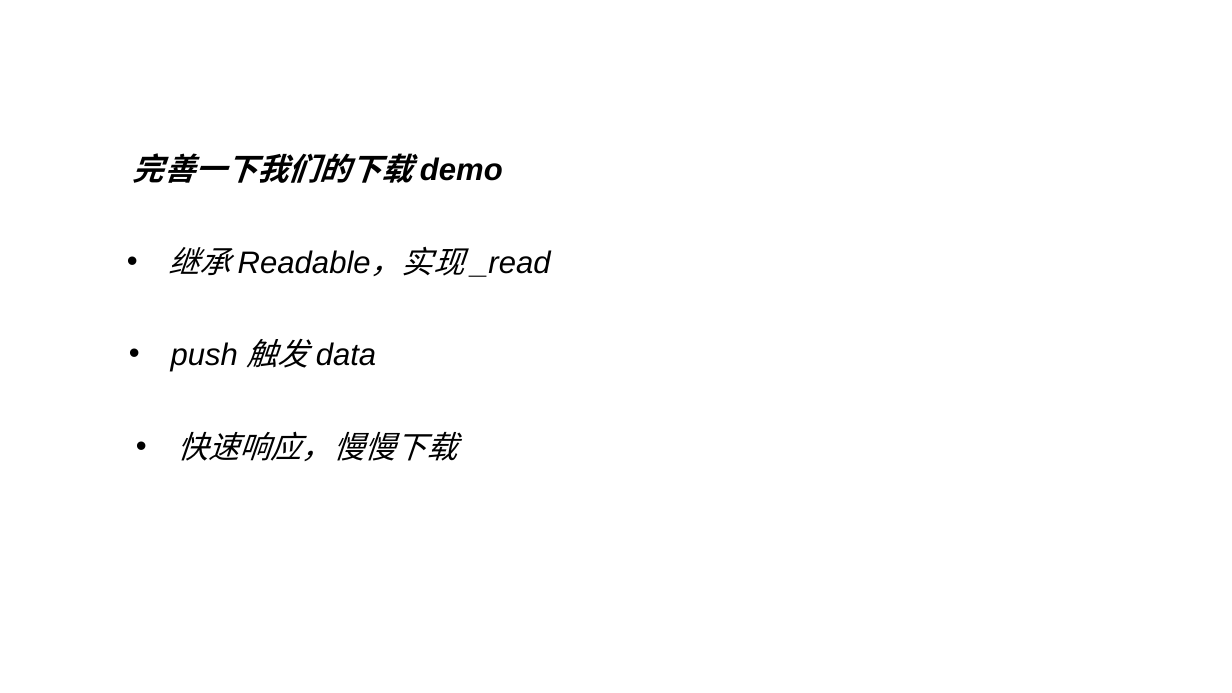
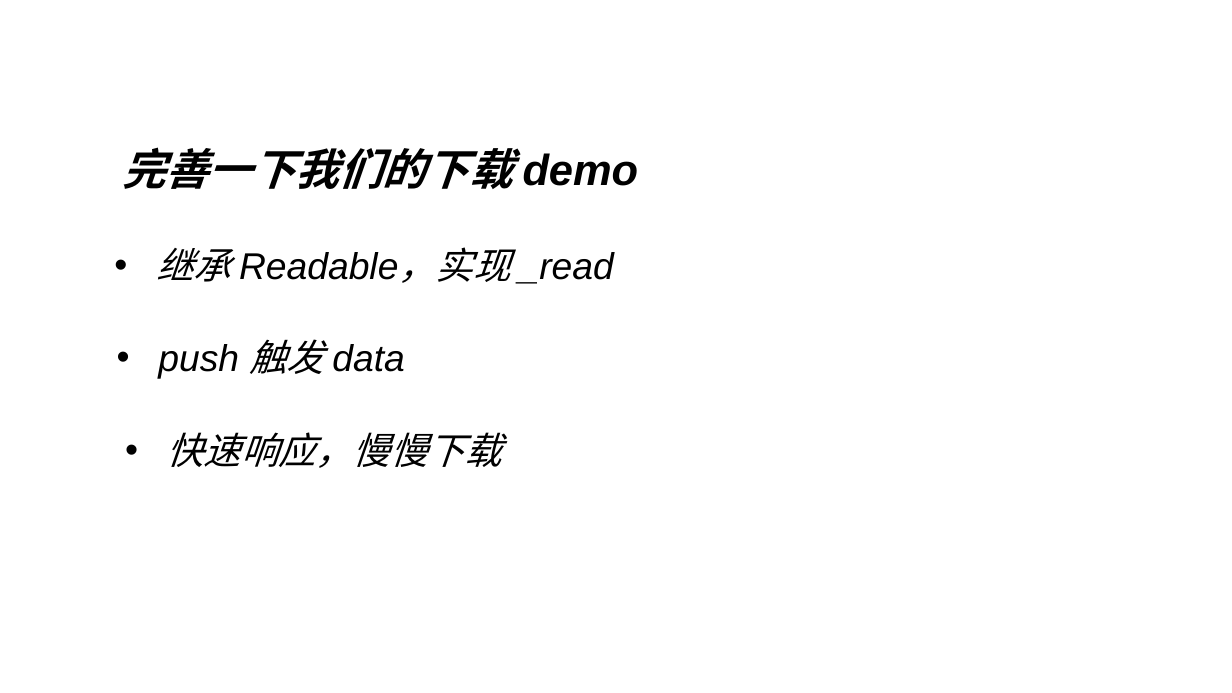
Before and after one commit to KEXUJIAN/stream-demo, a slide deck: slide 22 of stream.ppt (slide 20 before the commit). Drawn at 1232x693 pixels with LibreOffice and Linux fonts; fonts in the diff are those of the drawing. Boxes give left, top, right and bottom in pixels: in the first picture for what was removed or moved away, otherwise in the second. Text is boxed around its words. In the diff, an @@ line names an element or a change of style, - is before the commit and + after.

```diff
--- a/stream.ppt
+++ b/stream.ppt
@@ text "完善一下我们的下载 demo": place and size @@
-text "完善一下我们的下载 demo" at <box>133,153,503,183</box>
+text "完善一下我们的下载 demo" at <box>122,147,639,189</box>
@@ text "完善一下我们的下载 demo" at <box>122,147,639,189</box>: size 20 to 28 pt @@
@@ size 20 to 24 pt in 3 elements at <box>158,339,404,379</box>, <box>167,432,502,468</box>, <box>156,247,614,284</box> @@
@@ text "继承 Readable，实现 _read": place and size @@
-text "继承 Readable，实现 _read" at <box>169,246,550,277</box>
+text "继承 Readable，实现 _read" at <box>156,247,614,284</box>
@@ text "push 触发 data": place and size @@
-text "push 触发 data" at <box>171,339,376,371</box>
+text "push 触发 data" at <box>158,339,404,379</box>
@@ text "快速响应，慢慢下载": place and size @@
-text "快速响应，慢慢下载" at <box>178,431,458,461</box>
+text "快速响应，慢慢下载" at <box>167,432,502,468</box>
```
Also in this commit, not shown: 15 other slides changed, 4 slides added, 2 slides removed, 3 other files.
